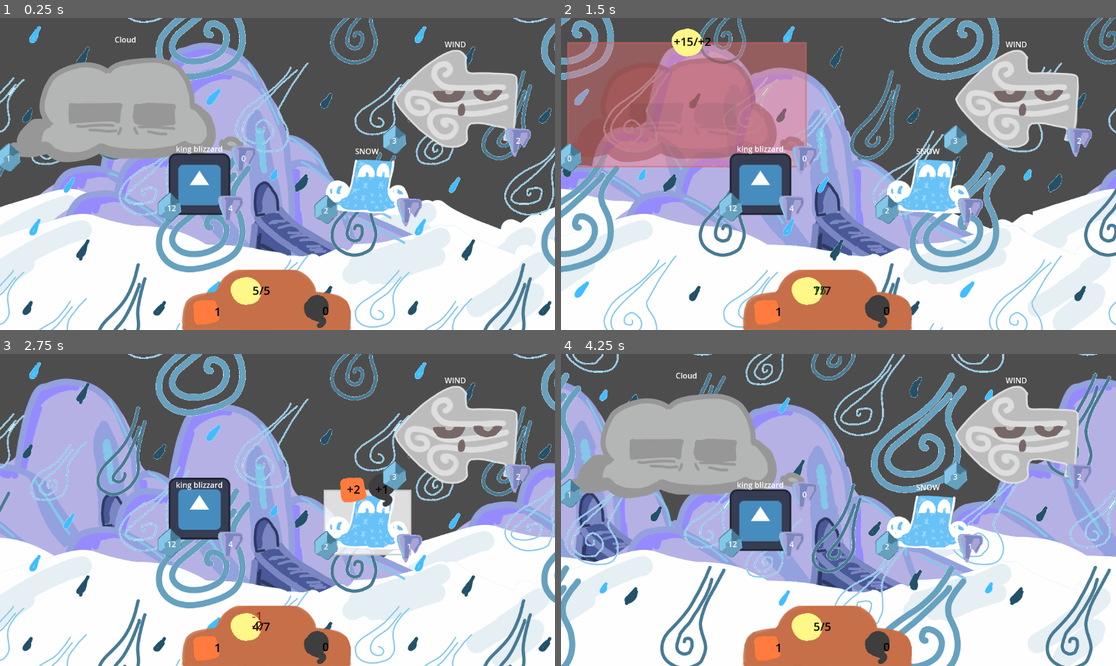
Above: before the commit, frames 1-4 (two rows, left to right).
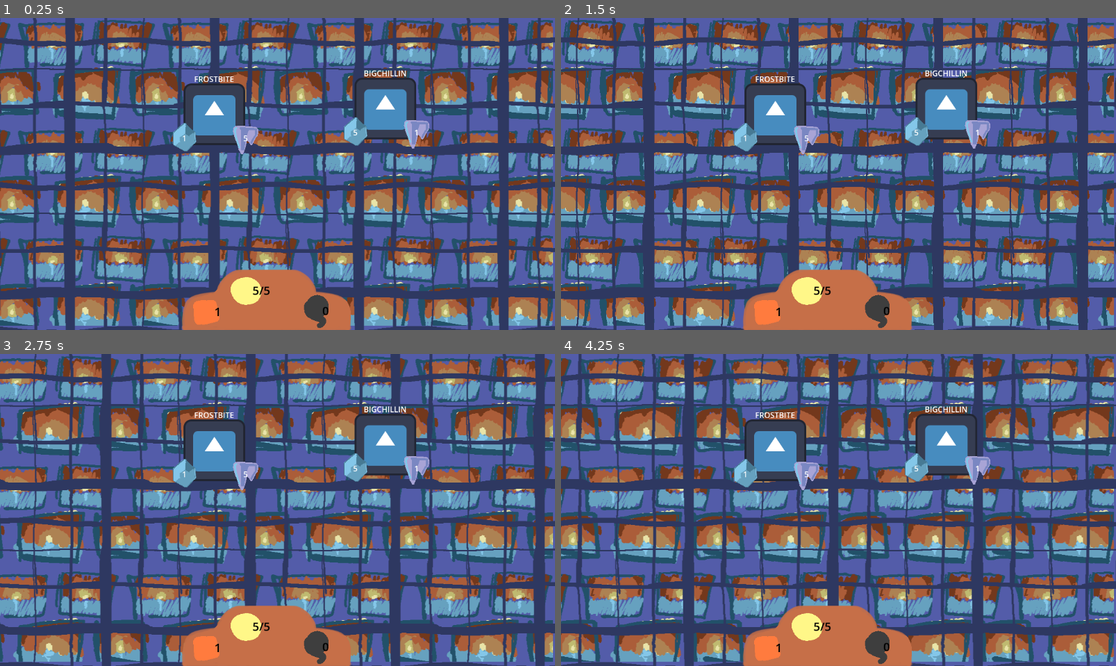
Above: after the commit, the same moments.

Repository: alex-mike-mark-again/godot-combat
Game: Godot game, scene res://debug_main.tscn
Two runs of this game, one before a commit and one after it. Both use one fixed random seed, a clock stepped at 60 frames per second and the inputs below. This scene is started directly instead of the project's main scene. The engine's default icon, where the game draws it, is replaced by a stand-in: a white triangle on a blue panel in a dark square.
Inputs (mouse positions are in pixels of both pictures, inside the frame that each line leads up to):
- Up to frame 1 (0.25 s): no input
- Up to frame 2 (1.5 s): click (688, 105) at 0.52 s; click (688, 105) at 1.27 s
- Up to frame 3 (2.75 s): click (366, 522) at 2.02 s
- Up to frame 4 (4.25 s): move the mouse to (810, 572) at 2.77 s; click (838, 485) at 3.5 s, where only the run before the commit has a clickable "Retry this stage"

The runs differ from the first frame. In frame 1, 93% of the frame differs, in the area x 0-100%, y 0-100%; in frame 2, 94%; in frame 3, 93%; in frame 4, 94%.

Commit message:
gets stage transitions out of battleman

Diff:
--- a/battle_manager.gd
+++ b/battle_manager.gd
@@ -4,16 +4,14 @@
 var selected = null
 var enemies
 var currentTroop
-var battleCount = 0
 var clickOn = true
-@export var gameOver: Node
 @export var player: Node
-@export var troops = []
+var packedTroop
 
 signal player_won
 signal player_lost
 
-func _ready():
+func start_battle():
 	on_player_stage_win()
 	load_current_troop()
 
@@ -72,11 +70,7 @@
 		remove_child(currentTroop)
 		currentTroop.queue_free()
 
-	if battleCount < troops.size():
-		currentTroop = load(troops[battleCount]).instantiate()
-		battleCount+=1
-	else:
-		get_tree().change_scene_to_file("res://game_won.tscn")
+	currentTroop = packedTroop.instantiate()
 
 	add_child(currentTroop)
 	move_child(currentTroop,0)
@@ -85,12 +79,9 @@
 		enemy.selected.connect(on_select)
 		enemy.died.connect(on_enemy_killed)
 
-
 func retry():
 	player.reset_to_last_save()
-	battleCount-=1 # dumb troop mgmt.
 	load_current_troop()
 
-
-func _on_next_button_pressed():
-	load_current_troop()
+func set_troop(newTroop):
+	packedTroop = load(newTroop)
--- a/main.gd
+++ b/main.gd
@@ -1,10 +1,12 @@
 extends Control
 
 @export var bm: BattleManager
-@export var scenes: Array[Resource] #mb just strings?
+@export var scenes: Array[String] #mb just strings?
+var current_scene
+var scene_index = -1
 
 func _ready():
-	$next_button.hide()
+	_on_next_button_pressed()
 
 func _on_battle_manager_player_lost():
 	$game_over.show()
@@ -12,6 +14,14 @@
 func _on_battle_manager_player_won():
 	$next_button.show()
 
+func _on_next_button_pressed():
+	load_next_scene() # TODO: hitting next to get to a win screen or a story scene sucks. let's. fix that.
+	$next_button.hide()
 
-func _on_next_button_pressed():
-	$next_button.hide() # Replace with function body.
+func load_next_scene():
+	scene_index += 1
+	if(scene_index < scenes.size()):
+		bm.set_troop(scenes[scene_index])
+		bm.start_battle()
+	else: # TODO: we should switch on Battle vs Story scenes. And the game_won scene should be revamped to be a story scene
+		get_tree().change_scene_to_file("res://game_won.tscn")
--- a/main.tscn
+++ b/main.tscn
@@ -15,12 +15,11 @@
 mouse_filter = 1
 script = ExtResource("1_yucwt")
 bm = NodePath("BattleManager")
+scenes = Array[String](["res://troops/stage1b.tscn", "res://troops/stage2b.tscn", "res://troops/stage3b.tscn", "res://troops/stage4b.tscn", "res://troops/stage4half.tscn", "res://troops/stage5b.tscn"])
 
-[node name="BattleManager" type="Node" parent="." node_paths=PackedStringArray("gameOver", "player")]
+[node name="BattleManager" type="Node" parent="." node_paths=PackedStringArray("player")]
 script = ExtResource("4_qqxit")
-gameOver = NodePath("../game_over")
 player = NodePath("Player")
-troops = ["res://troops/stage1b.tscn", "res://troops/stage2b.tscn", "res://troops/stage3b.tscn", "res://troops/stage4b.tscn", "res://troops/stage4half.tscn", "res://troops/stage5b.tscn"]
 
 [node name="Player" parent="BattleManager" instance=ExtResource("2_ie8iv")]
 z_index = 0
@@ -64,4 +63,3 @@
 [connection signal="player_lost" from="BattleManager" to="." method="_on_battle_manager_player_lost"]
 [connection signal="player_won" from="BattleManager" to="." method="_on_battle_manager_player_won"]
 [connection signal="pressed" from="next_button" to="." method="_on_next_button_pressed"]
-[connection signal="pressed" from="next_button" to="BattleManager" method="_on_next_button_pressed"]
